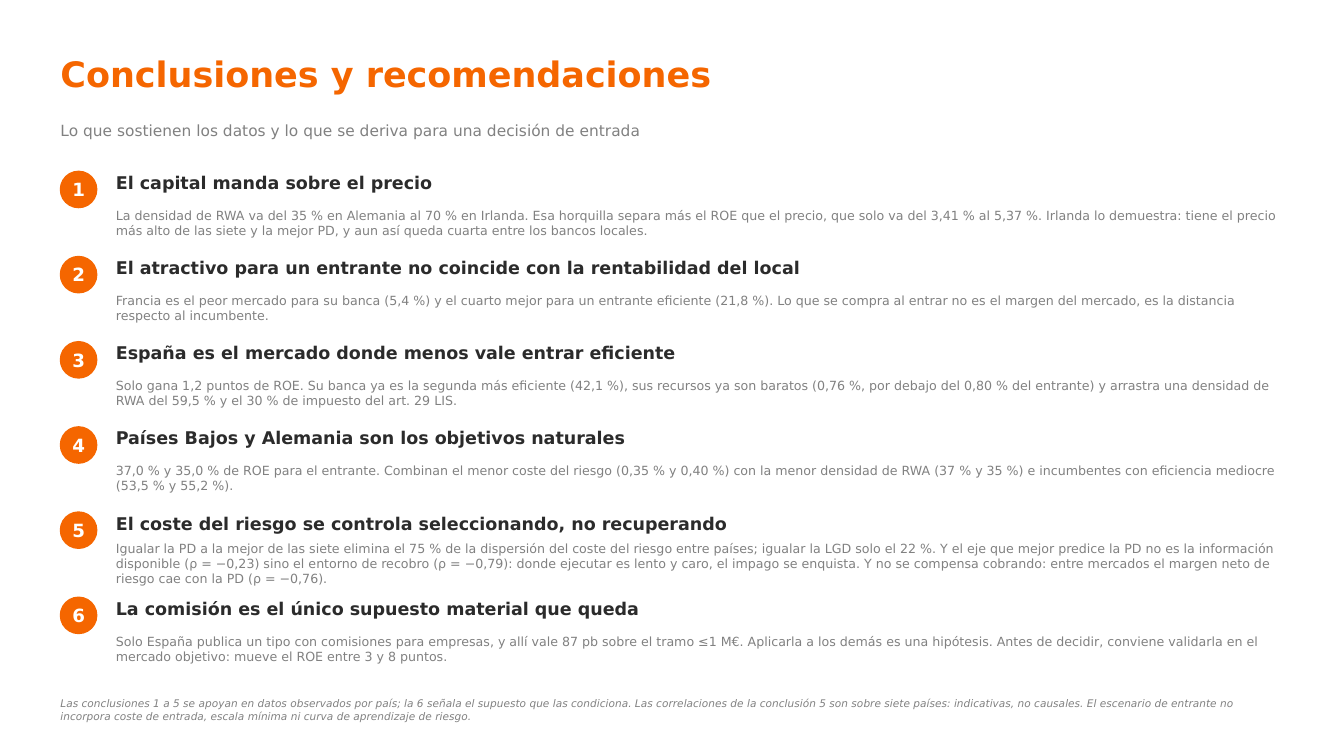
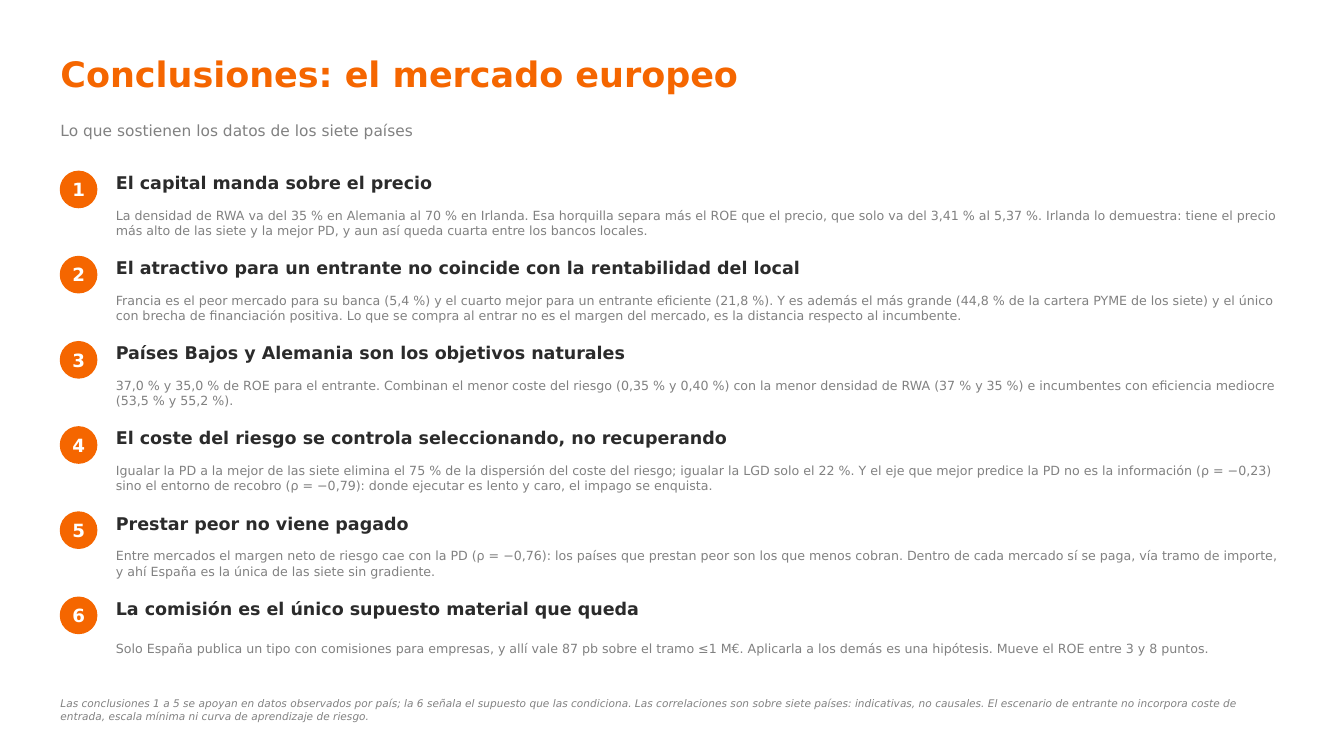
Before and after one commit to agomez2812-lang/sturdy-barnacle, a slide deck: slide 32 of pres/rentabilidad_pyme.pptx (slide 31 before the commit). Drawn at 1344x756 pixels with LibreOffice and Linux fonts; fonts in the diff are those of the drawing. Boxes give left, top, right and bottom in pixels: in the first picture for what was removed or moved away, otherwise in the second. Text is boxed around its words. In the diff, an @@ line names an element or a change of style, - is before the commit and + after.

```diff
--- a/pres/rentabilidad_pyme.pptx
+++ b/pres/rentabilidad_pyme.pptx
@@ text at (x1=60, y1=60, x2=738, y2=95): text changed @@
-Conclusiones y recomendaciones
+Conclusiones: el mercado europeo
@@ text at (x1=60, y1=124, x2=413, y2=139): text changed @@
-Lo que sostienen los datos y lo que se deriva para una decisión de entrada
+Lo que sostienen los datos de los siete países
@@ text at (x1=116, y1=295, x2=1273, y2=323): text changed @@
-Francia es el peor mercado para su banca (5,4 %) y el cuarto mejor para un entrante eficiente (21,8 %). Lo que se compra al entrar no es el margen del mercado, es la distancia respecto al incumbente.
+Francia es el peor mercado para su banca (5,4 %) y el cuarto mejor para un entrante eficiente (21,8 %). Y es además el más grande (44,8 % de la cartera PYME de los siete) y el único con brecha de financiación positiva. Lo que se compra al entrar no es el margen del mercado, es la distancia respecto al incumbente.
@@ text removed at (x1=116, y1=346, x2=676, y2=363) @@
-España es el mercado donde menos vale entrar eficiente
@@ 3 texts moved together from (x1=116, y1=431, x2=1275, y2=534) to (x1=116, y1=346, x2=1275, y2=448) @@
@@ text removed at (x1=116, y1=380, x2=1269, y2=408) @@
-Solo gana 1,2 puntos de ROE. Su banca ya es la segunda más eficiente (42,1 %), sus recursos ya son baratos (0,76 %, por debajo del 0,80 % del entrante) y arrastra una densidad de RWA del 59,5 % y el 30 % de impuesto del art. 29 LIS.
@@ text added at (x1=116, y1=465, x2=1272, y2=493), 9 pt, text #818181 @@
+Igualar la PD a la mejor de las siete elimina el 75 % de la dispersión del coste del riesgo; igualar la LGD solo el 22 %. Y el eje que mejor predice la PD no es la información (ρ = −0,23) sino el entorno de recobro (ρ = −0,79): donde ejecutar es lento y caro, el impago se enquista.
@@ text added at (x1=116, y1=516, x2=408, y2=534), 12.5 pt, text #2B2B2B, bold @@
+Prestar peor no viene pagado
@@ text at (x1=116, y1=550, x2=1277, y2=579): text changed @@
-Igualar la PD a la mejor de las siete elimina el 75 % de la dispersión del coste del riesgo entre países; igualar la LGD solo el 22 %. Y el eje que mejor predice la PD no es la información disponible (ρ = −0,23) sino el entorno de recobro (ρ = −0,79): donde ejecutar es lento y caro, el impago se enquista. Y no se compensa cobrando: entre mercados el margen neto de riesgo cae con la PD (ρ = −0,76).
+Entre mercados el margen neto de riesgo cae con la PD (ρ = −0,76): los países que prestan peor son los que menos cobran. Dentro de cada mercado sí se paga, vía tramo de importe, y ahí España es la única de las siete sin gradiente.
@@ text at (x1=116, y1=643, x2=1208, y2=656): text changed @@
-Solo España publica un tipo con comisiones para empresas, y allí vale 87 pb sobre el tramo ≤1 M€. Aplicarla a los demás es una hipótesis. Antes de decidir, conviene validarla en el mercado objetivo: mueve el ROE entre 3 y 8 puntos.
+Solo España publica un tipo con comisiones para empresas, y allí vale 87 pb sobre el tramo ≤1 M€. Aplicarla a los demás es una hipótesis. Mueve el ROE entre 3 y 8 puntos.
@@ text at (x1=60, y1=699, x2=1236, y2=722): text changed @@
-Las conclusiones 1 a 5 se apoyan en datos observados por país; la 6 señala el supuesto que las condiciona. Las correlaciones de la conclusión 5 son sobre siete países: indicativas, no causales. El escenario de entrante no incorpora coste de entrada, escala mínima ni curva de aprendizaje de riesgo.
+Las conclusiones 1 a 5 se apoyan en datos observados por país; la 6 señala el supuesto que las condiciona. Las correlaciones son sobre siete países: indicativas, no causales. El escenario de entrante no incorpora coste de entrada, escala mínima ni curva de aprendizaje de riesgo.
```
Also in this commit, not shown: 24 other slides changed, 3 slides added, 3 other files.
